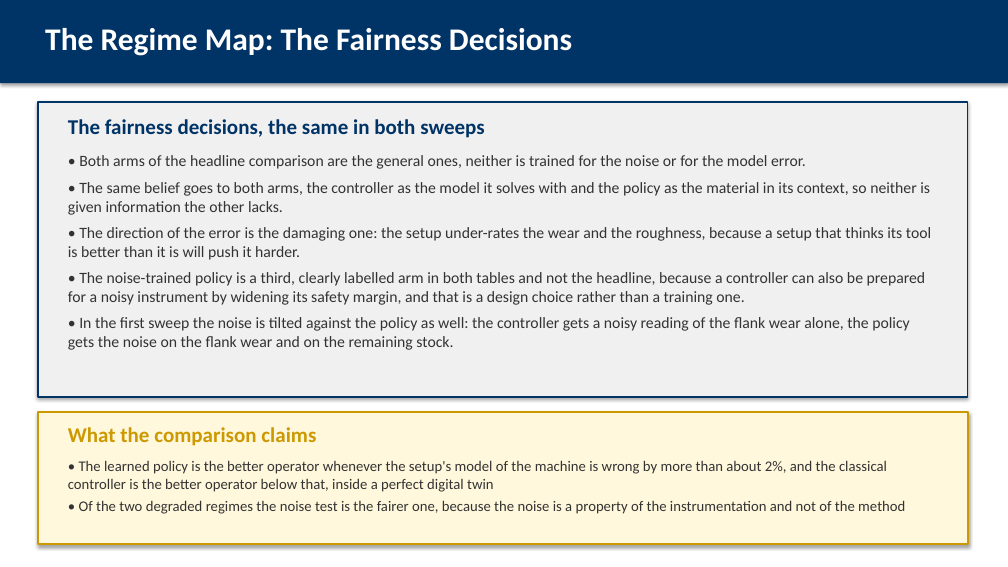
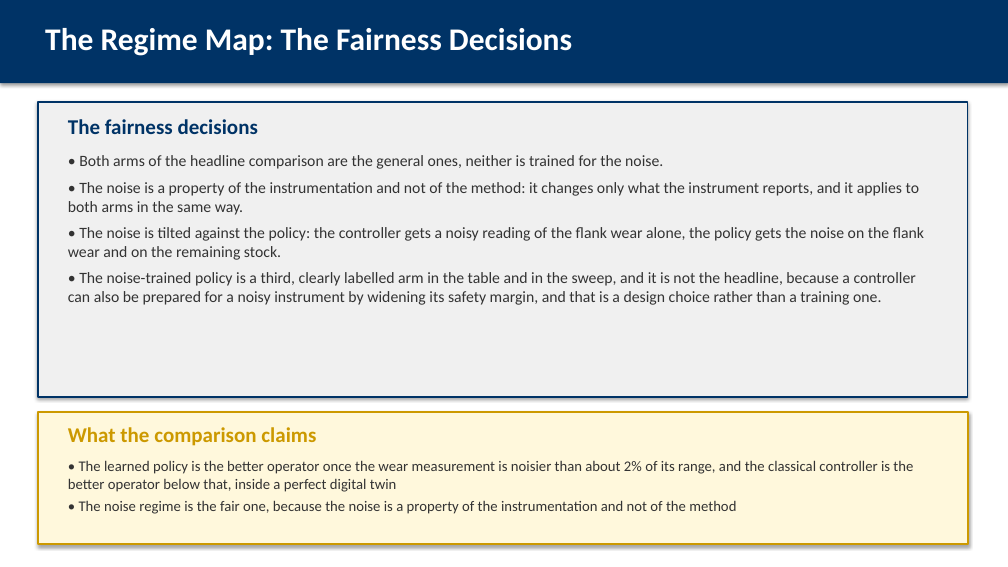
Before and after one commit to AbhinandIITM/AI-in-Mfg, a slide deck: slide 18 of report/presentation.pptx. Drawn at 1008x567 pixels with LibreOffice and Linux fonts; fonts in the diff are those of the drawing. Boxes give left, top, right and bottom in pixels: in the first picture for what was removed or moved away, otherwise in the second. Text is boxed around its words. In the diff, an @@ line names an element or a change of style, - is before the commit and + after.

Commit message:
docs: the wrong model of the material is out of every document
The report, the deck and the PowerPoint file carry the two regimes and the
one sweep, the three new figures are placed next to the text they belong
to, and the claim is the noise one: the learned policy is the better
operator once the wear measurement is noisier than about 2% of its range,
and inside a perfect digital twin the classical controller is better by a
margin that is inside the noise.

The report is 40 pages with 12 figures, the deck 38 frames, the PowerPoint
file 33 slides.

```diff
--- a/report/presentation.pptx
+++ b/report/presentation.pptx
@@ text at bbox=[68, 119, 258, 134]: text changed @@
-The fairness decisions, the same in both sweeps
+The fairness decisions
@@ text at bbox=[68, 155, 924, 305]: text changed @@
-• Both arms of the headline comparison are the general ones, neither is trained for the noise or for the model error.
-• The same belief goes to both arms, the controller as the model it solves with and the policy as the material in its context, so neither is given information the other lacks.
-• The direction of the error is the damaging one: the setup under-rates the wear and the roughness, because a setup that thinks its tool is better than it is will push it harder.
-• The noise-trained policy is a third, clearly labelled arm in both tables and not the headline, because a controller can also be prepared for a noisy instrument by widening its safety margin, and that is a design choice rather than a training one.
-• In the first sweep the noise is tilted against the policy as well: the controller gets a noisy reading of the flank wear alone, the policy gets the noise on the flank wear and on the remaining stock.
+• Both arms of the headline comparison are the general ones, neither is trained for the noise.
+• The noise is a property of the instrumentation and not of the method: it changes only what the instrument reports, and it applies to both arms in the same way.
+• The noise is tilted against the policy: the controller gets a noisy reading of the flank wear alone, the policy gets the noise on the flank wear and on the remaining stock.
+• The noise-trained policy is a third, clearly labelled arm in the table and in the sweep, and it is not the headline, because a controller can also be prepared for a noisy instrument by widening its safety margin, and that is a design choice rather than a training one.
@@ text at bbox=[68, 460, 913, 514]: text changed @@
-• The learned policy is the better operator whenever the setup's model of the machine is wrong by more than about 2%, and the classical controller is the better operator below that, inside a perfect digital twin
-• Of the two degraded regimes the noise test is the fairer one, because the noise is a property of the instrumentation and not of the method
+• The learned policy is the better operator once the wear measurement is noisier than about 2% of its range, and the classical controller is the better operator below that, inside a perfect digital twin
+• The noise regime is the fair one, because the noise is a property of the instrumentation and not of the method
```
Also in this commit, not shown: 7 other slides changed, 3 slides added, 1 slide removed, 8 other files.
